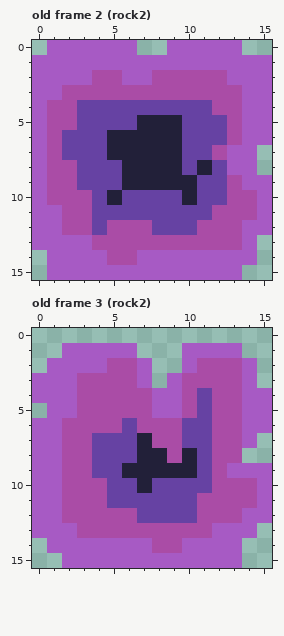
Two versions of one pixel-art file, graphics/.aseprite/sprites/weakRocks.aseprite. Above is the file before it was changed.
16x16 pixels, 7 frames. Shown: old frame 2 (rock2), old frame 3 (rock2). The commit also changed other frames, which this record leaves out.
After the commit:
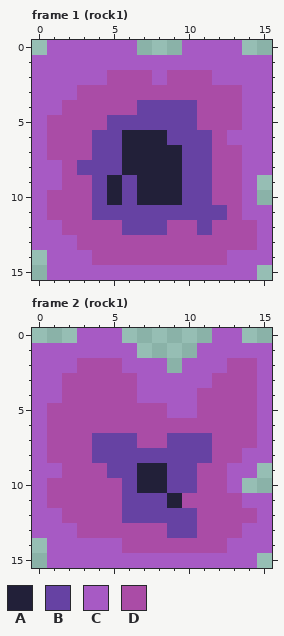
Palette (. is transparent): A #222039  B #6642a3  C #a75ac4  D #aa4ca6
A new or re-ordered frame is compared with the old frame closest to it.
The commit says: Make disappearing rocks 2x2 instead of 1x1
What changed:
frames 7 -> 12
frames re-ordered
--- frame 1 (rock1) against old frame 2 (rock2)
@@ x 0..15 @@
- 0 .CCCCCC..CCCCC..
+ 0 .CCCCCC...CCCC..
  1 CCCCCCCCCCCCCCCC
- 2 CCCCDDCCDDDDDCCC
- 3 CCDDDDDDDDDDDDCC
- 4 CDDBBBBBBBBBDDCC
- 5 CDDBBBBAAABBBDCC
- 6 CDBBBAAAAABBBDCC
- 7 CDBBBAAAAABBDCC.
- 8 CDDBBBAAAABABCC.
- 9 CDDBBBAAAAABBDCC
-10 CDDDBABBBBABBDDC
-11 CCDDBBBBBBBBDDDC
-12 CCDDBDDDBBBDDDCC
-13 CCCCDDDDDDDDDDC.
-14 .CCCCDDCCCCCCCC.
-15 .CCCCCCCCCCCCC..
+ 2 CCCCCDDDCDDDCCCC
+ 3 CCCDDDDDDDDDDDCC
+ 4 CCDDDDDBBBBDDDCC
+ 5 CDDDDBBBBBBDDDCC
+ 6 CDDDBBAAABBBDCCC
+ 7 CDDDBBAAAABBDDCC
+ 8 CCDBBBAAAABBDDCC
+ 9 CCDDBABAAABBDDC.
+10 CDDDBABAAABBDDC.
+11 CDDDBBBBBBBBBDCC
+12 CCDDDDBBBDDBDDDC
+13 CCCDDDDDDDDDDDDC
+14 .CCCDDDDDDDDDCCC
+15 .CCCCCCCCCCCCCC.
--- frame 2 (rock1) is new; against old frame 3 (rock2)
@@ x 0..15 @@
- 0 ................
- 1 ..CCCCC...CCCC..
- 2 .CCCCDDC..CDDDC.
- 3 CCCDDDDC.CDDDDC.
- 4 CCCDDDDDCCDBDDCC
- 5 .CCDDDDDCCDBDDCC
- 6 CCDDDDBDDDBBDDCC
- 7 CCDDBBBADDBBDDC.
- 8 CCDDBBBAADABDD..
- 9 CCDDBBAAAAABDCCC
-10 CCDDDBBABBBBDDDC
-11 CCDDDBBBBBBDDDDC
-12 CCDDDDDBBBBDDDCC
-13 CCCDDDDDDDDDCCC.
-14 .CCCCCCCDDCCCC..
-15 ..CCCCCCCCCCCC..
+ 0 ...CCC......CC..
+ 1 CCCCCCC....CCCCC
+ 2 CCCDDDCCC.CCCDDC
+ 3 CCDDDDDCCCCCDDDC
+ 4 CCDDDDDCCCCDDDDC
+ 5 CDDDDDDDDCCDDDDC
+ 6 CDDDDDDDDDDDDDDC
+ 7 CDDDBBBDDBBBDDDC
+ 8 CDDDBBBBBBBBDDCC
+ 9 CCDDDBBAABBDDCC.
+10 CDDDDDBAABBDDC..
+11 CDDDDDBBBADDDDCC
+12 CCDDDDBBBBBDDDDC
+13 CCCDDDDDDBBDDDCC
+14 .CCCCCDDDDDDDCCC
+15 .CCCCCCCCCCCCCC.
